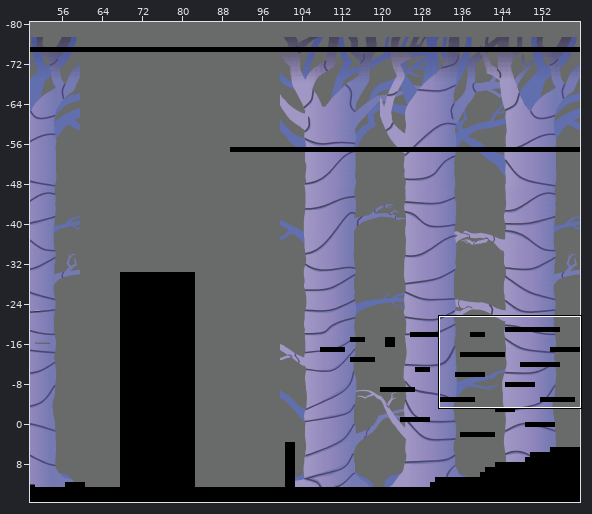
A Tiled map gets an edit: Assets/Assets/Level 3/level3map.tmx. The first picture is a wide view before the edit; the outline marks the close-up.
Close-up. First the earlier version:
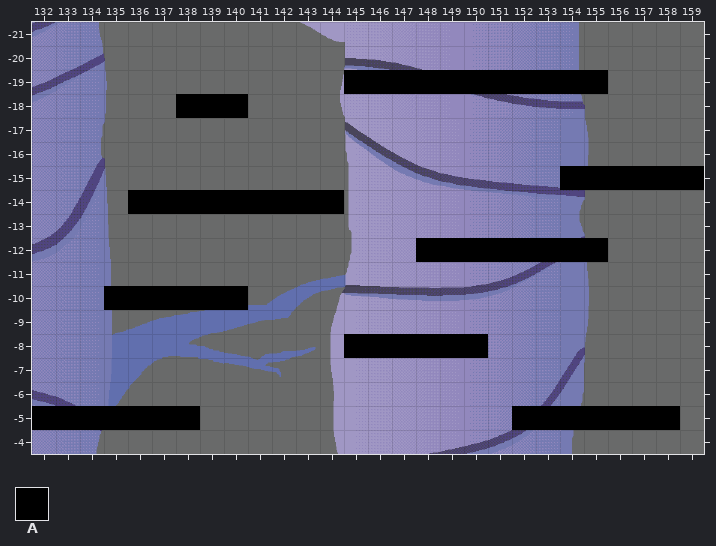
Cells are 32x32 px. Shown: x 132..159, y -21..-4. The commit also changed other parts of the map, which this record leaves out.
Key: from "tile_black": A 0.
_ is an empty cell.
Layers that did not change in this view are not listed.
Layer "Capa de patrones 1" before, first column x 132:
-21 ____________________________
-20 ____________________________
-19 _____________AAAAAAAAAAA____
-18 ______AAA___________________
-17 ____________________________
-16 ____________________________
-15 ______________________AAAAAA
-14 ____AAAAAAAAA_______________
-13 ____________________________
-12 ________________AAAAAAAA____
-11 ____________________________
-10 ___AAAAAA___________________
 -9 ____________________________
 -8 _____________AAAAAA_________
 -7 ____________________________
 -6 ____________________________
 -5 AAAAAAA_____________AAAAAAA_
 -4 ____________________________
The same view after the edit:
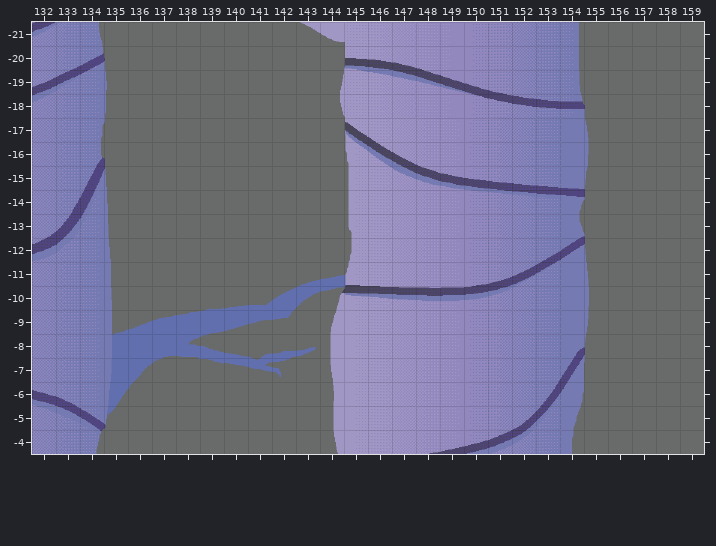
From old to new:
Layer "Capa de patrones 1":
The author cleared tile A in row -19 at x 145 to 155; in row -18 at x 138 to 140; in row -15 at x 154 to 159; in row -14 at x 136 to 144; in row -12 at x 148 to 155; in row -10 at x 135 to 140.
The author cleared tile A in row -8 at x 145 to 150; in row -5 at x 132 to 138 and 152 to 158.
